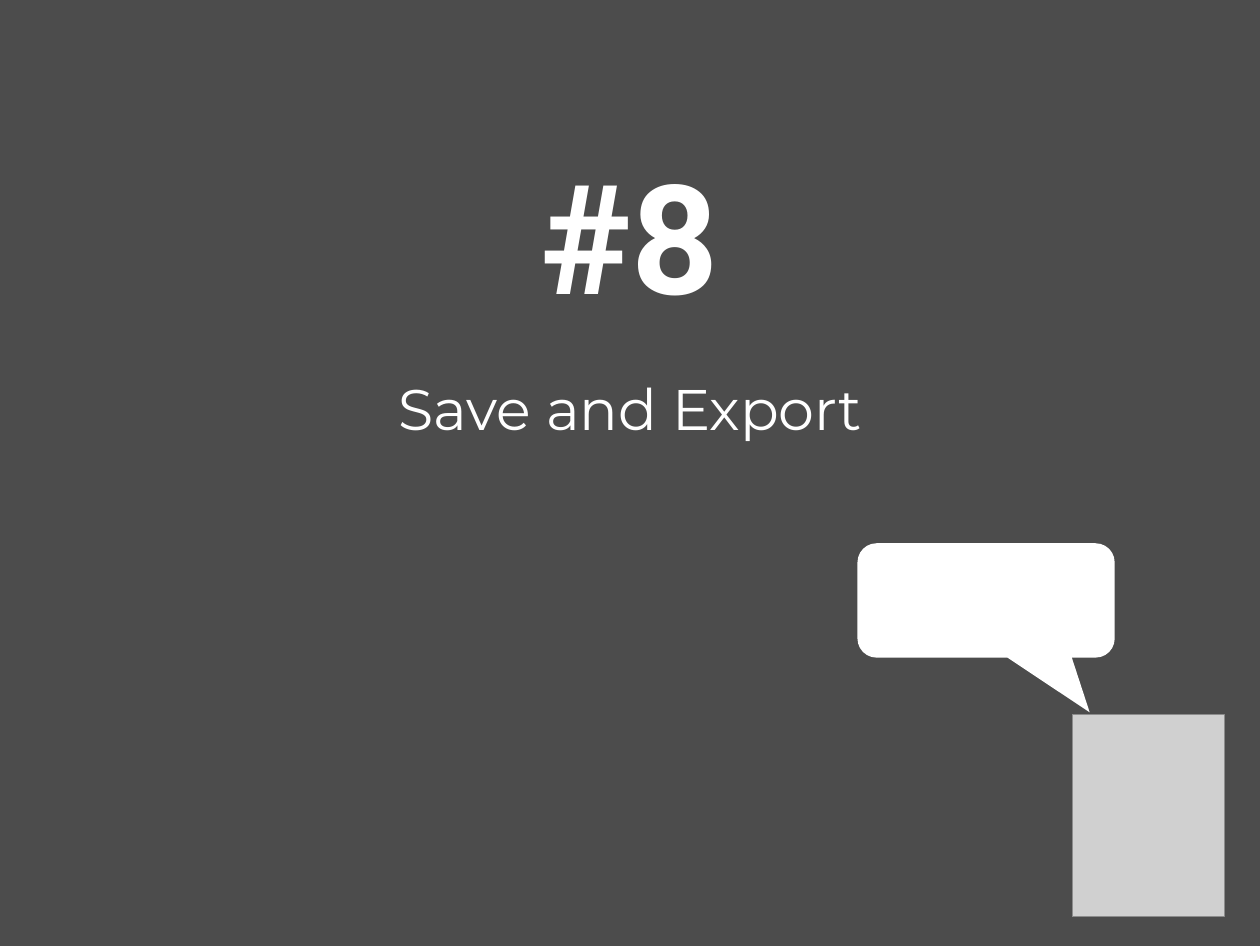
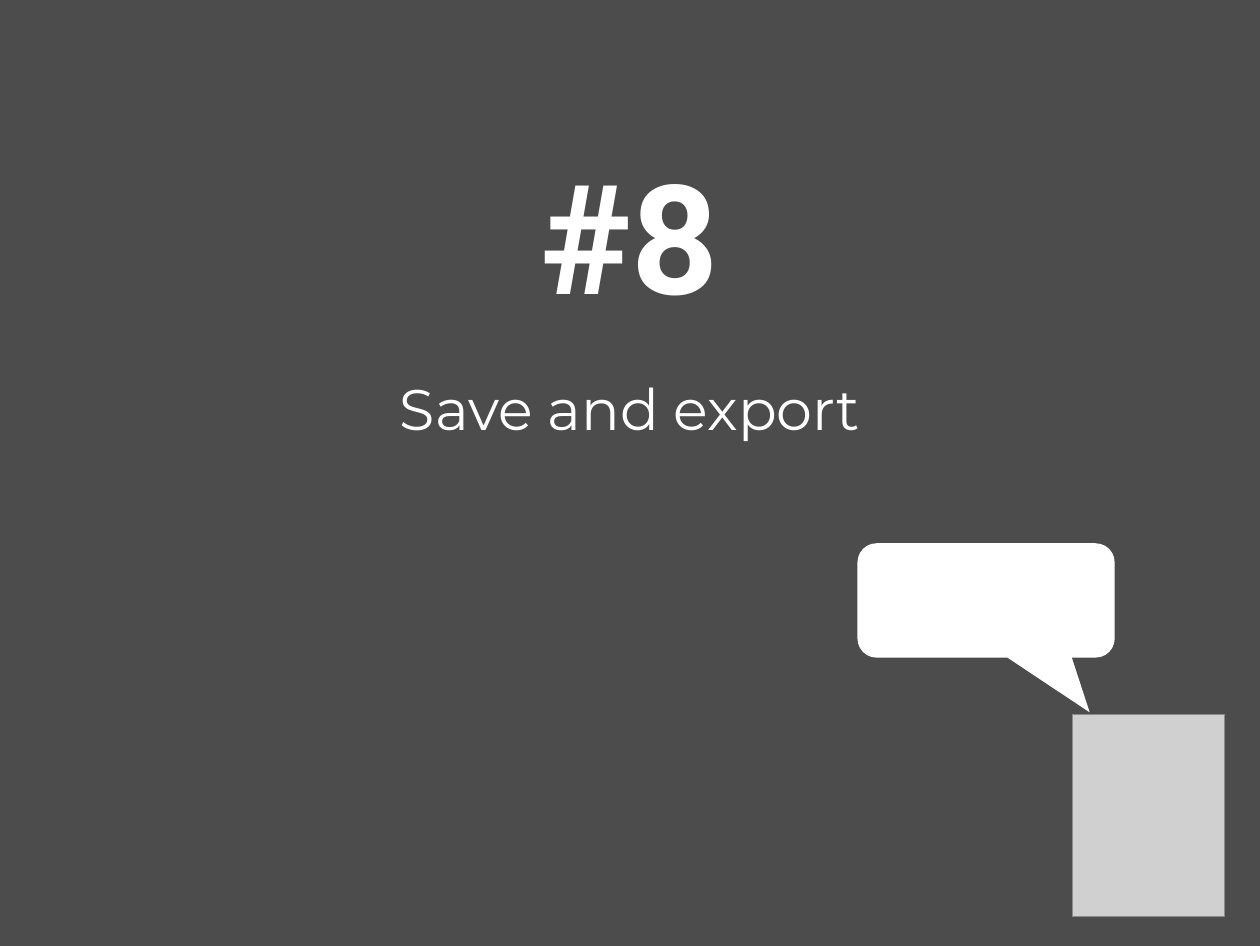
Before and after one commit to mairin/agc-materials, a slide deck: slide 45 of inkscape-slides/InkscapeBootcamp.odp (slide 44 before the commit). Drawn at 1260x946 pixels with LibreOffice and Linux fonts; fonts in the diff are those of the drawing; grey boxes stand for pictures. Boxes give left, top, right and bottom in pixels: in the first picture for what was removed or moved away, otherwise in the second. Text is boxed around its words. In the diff, an @@ line names an element or a change of style, - is before the commit and + after.

Commit message:
/ ‘inkscape-slides/InkscapeBootcamp.odp’

```diff
--- a/inkscape-slides/InkscapeBootcamp.odp
+++ b/inkscape-slides/InkscapeBootcamp.odp
@@ title at bbox=[400, 184, 860, 441]: text changed @@
-#8
-Save and Export
+#8
+Save and export
```
